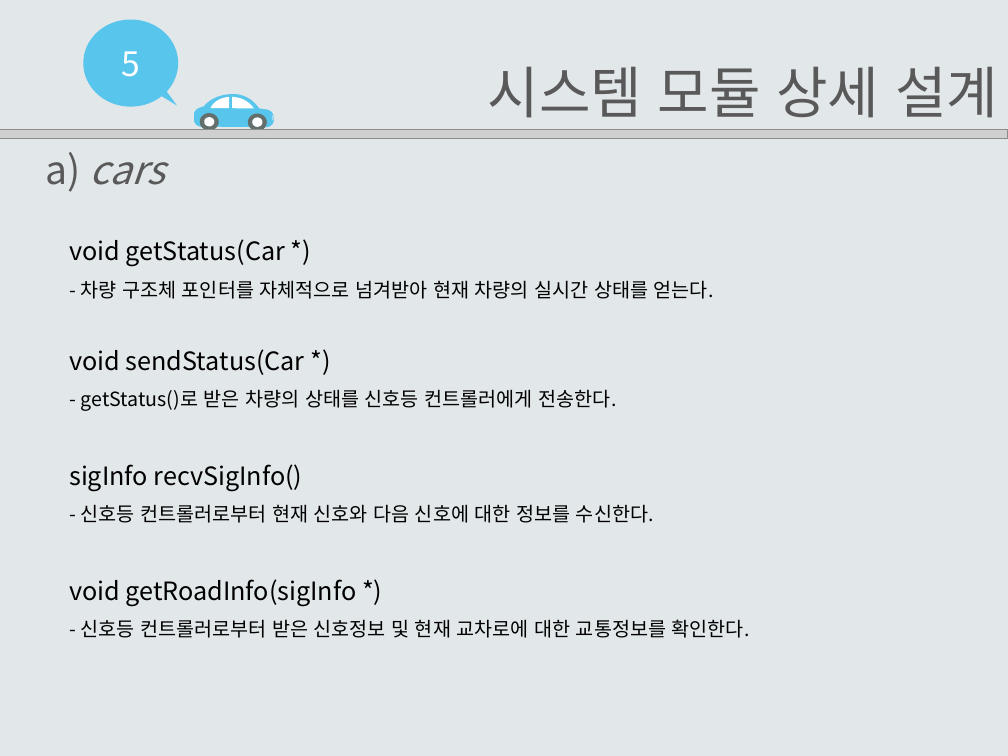
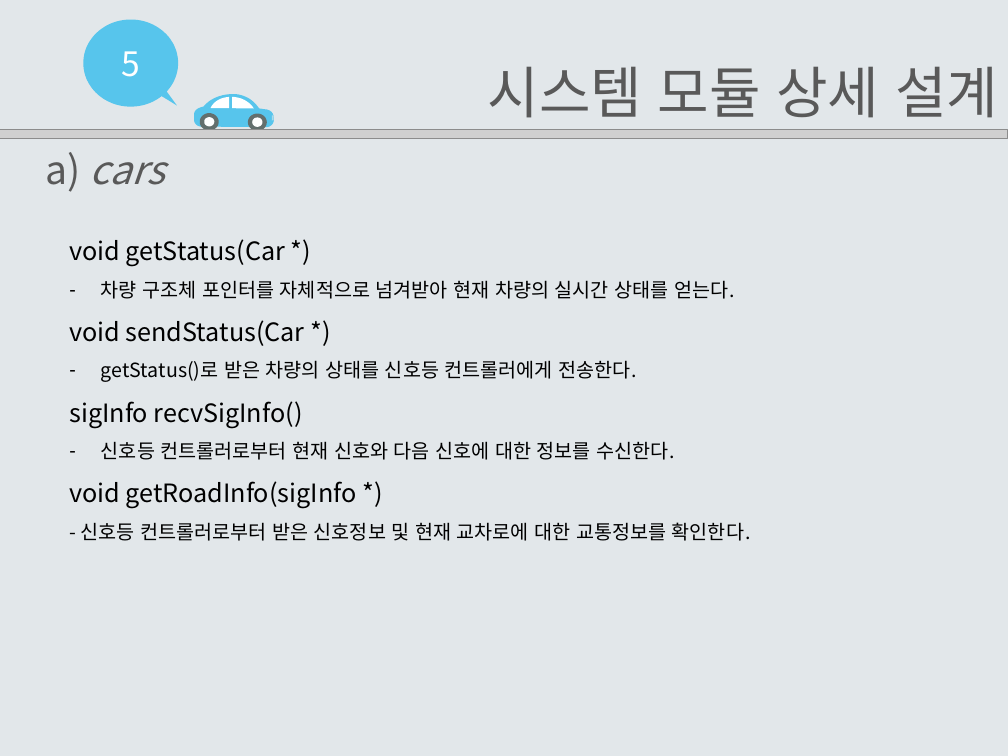
Before and after one commit to EomHeeSang/grad_proj, a slide deck: slide 16 of 발표자료/설계서2-14(엄희상,박주호,김태경).pptx. Drawn at 1008x756 pixels with LibreOffice and Linux fonts; fonts in the diff are those of the drawing; grey boxes stand for pictures. Boxes give left, top, right and bottom in pixels: in the first picture for what was removed or moved away, otherwise in the second. Text is boxed around its words. In the diff, an @@ line names an element or a change of style, - is before the commit and + after.

```diff
--- a/발표자료/설계서2-14(엄희상,박주호,김태경).pptx
+++ b/발표자료/설계서2-14(엄희상,박주호,김태경).pptx
@@ text at (x1=69, y1=280, x2=751, y2=541): text changed @@
-- 차량 구조체 포인터를 자체적으로 넘겨받아 현재 차량의 실시간 상태를 얻는다.
+– 차량 구조체 포인터를 자체적으로 넘겨받아 현재 차량의 실시간 상태를 얻는다.
+void sendStatus(Car *)
+– getStatus()로 받은 차량의 상태를 신호등 컨트롤러에게 전송한다.
+sigInfo recvSigInfo()
+– 신호등 컨트롤러로부터 현재 신호와 다음 신호에 대한 정보를 수신한다.
+void getRoadInfo(sigInfo *)
+- 신호등 컨트롤러로부터 받은 신호정보 및 현재 교차로에 대한 교통정보를 확인한다.
@@ text removed at (x1=69, y1=349, x2=616, y2=411) @@
-void sendStatus(Car *)
-- getStatus()로 받은 차량의 상태를 신호등 컨트롤러에게 전송한다.
@@ text removed at (x1=69, y1=464, x2=654, y2=523) @@
-sigInfo recvSigInfo()
-- 신호등 컨트롤러로부터 현재 신호와 다음 신호에 대한 정보를 수신한다.
@@ text removed at (x1=69, y1=579, x2=751, y2=638) @@
-void getRoadInfo(sigInfo *)
-- 신호등 컨트롤러로부터 받은 신호정보 및 현재 교차로에 대한 교통정보를 확인한다.
```
Also in this commit, not shown: 18 other slides changed, 1 slide added, 3 other files.
